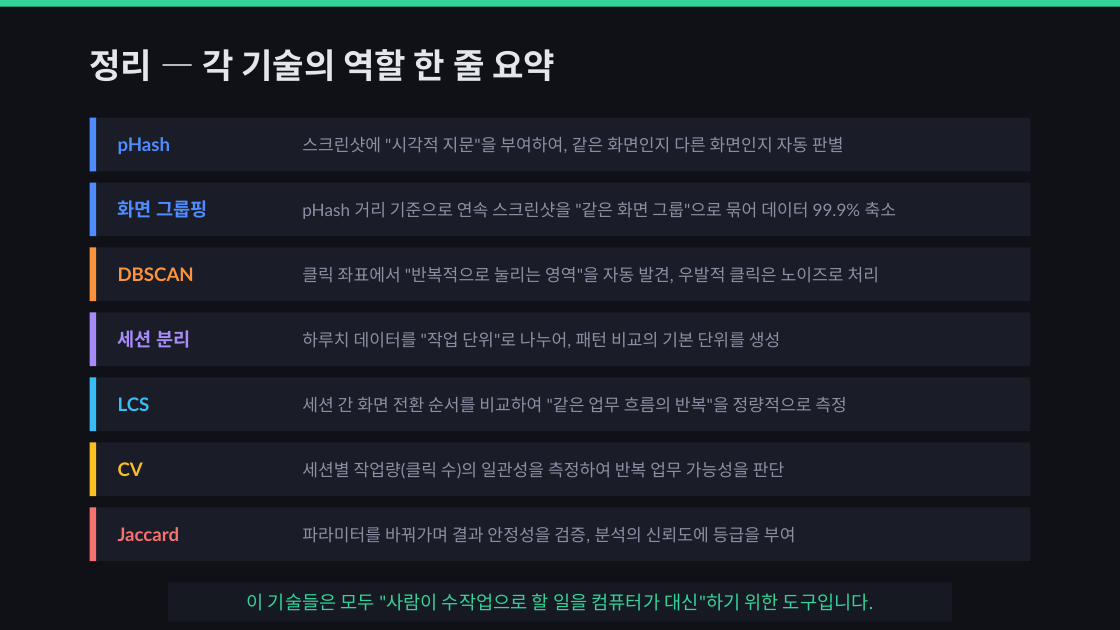
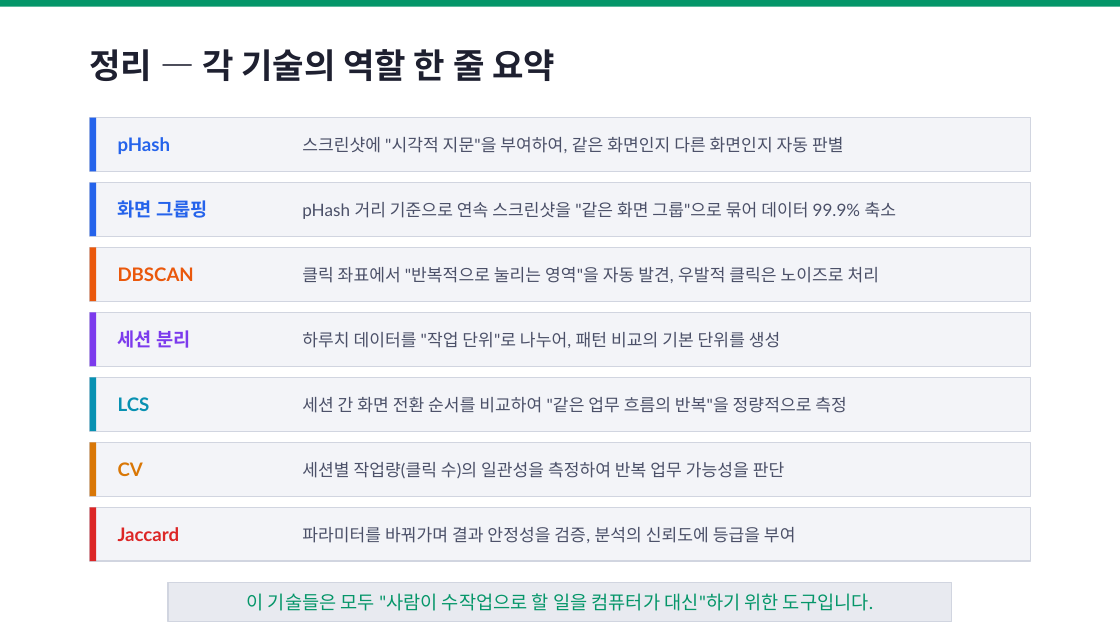
Before and after one commit to WorkforRPASolution/SnapShotScreener, a slide deck: slide 14 of SnapshotScreener_핵심기술_해설.pptx. Drawn at 1120x630 pixels with LibreOffice and Linux fonts; fonts in the diff are those of the drawing. Boxes give left, top, right and bottom in pixels: in the first picture for what was removed or moved away, otherwise in the second. Text is boxed around its words. In the diff, an @@ line names an element or a change of style, - is before the commit and + after.

```diff
--- a/SnapshotScreener_핵심기술_해설.pptx
+++ b/SnapshotScreener_핵심기술_해설.pptx
@@ background #0F1117 to #FFFFFF @@
@@ rectangle at [0,0,1120,7]: fill #34D399 to #059669 @@
@@ text "정리 — 각 기술의 역할 ..." at [90,49,555,81]: text colour #E4E6ED to #1E2030 @@
@@ rectangle at [90,118,96,171]: fill #4E8CFF to #2563EB @@
@@ text "pHash" at [118,137,171,154]: text colour #4E8CFF to #2563EB @@
@@ rectangle at [90,183,96,236]: fill #4E8CFF to #2563EB @@
@@ text "화면 그룹핑" at [118,200,207,218]: text colour #4E8CFF to #2563EB @@
@@ rectangle at [90,248,96,301]: fill #FB923C to #EA580C @@
@@ text "DBSCAN" at [118,267,194,281]: text colour #FB923C to #EA580C @@
@@ rectangle at [90,312,96,366]: fill #A78BFA to #7C3AED @@
@@ text "세션 분리" at [118,330,190,348]: text colour #A78BFA to #7C3AED @@
@@ rectangle at [90,377,96,431]: fill #38BDF8 to #0891B2 @@
@@ text "LCS" at [118,397,150,411]: text colour #38BDF8 to #0891B2 @@
@@ rectangle at [90,442,96,496]: fill #FBBF24 to #D97706 @@
@@ text "CV" at [118,462,143,476]: text colour #FBBF24 to #D97706 @@
@@ rectangle at [90,507,96,561]: fill #F87171 to #DC2626 @@
@@ fill #1A1D27 to #F3F4F8; outline none to #D1D5E0 0.75 pt in 7 elements at [90,118,1030,171], [90,183,1030,236], [90,248,1030,301], [90,312,1030,366], [90,377,1030,431], [90,442,1030,496], [90,507,1030,561] @@
@@ text "Jaccard" at [118,527,180,541]: text colour #F87171 to #DC2626 @@
@@ text colour #8B8FA3 to #4B5068 in 7 elements at [302,137,844,153], [302,202,897,219], [302,267,880,283], [302,332,781,348], [302,397,847,413], [302,462,785,478], [302,527,796,543] @@
@@ text "이 기술들은 모두 "사람이 수작업으로 ..." at [247,593,873,611]: text colour #34D399 to #059669 @@
@@ rectangle at [168,582,952,622]: fill #161822 to #E8EAF0; outline none to #D1D5E0 0.75 pt @@
```
Also in this commit, not shown: 13 other slides changed, 6 other files.
